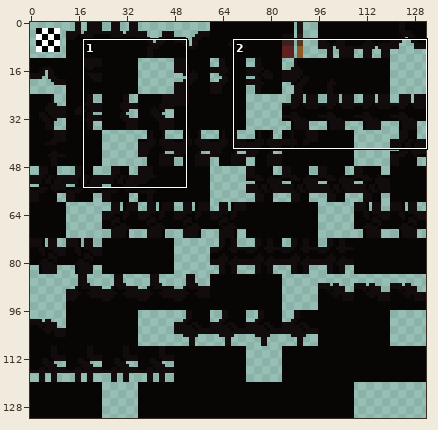
Edited in one commit: sprite sheet (tilesets/ts_jungle_background_2/output_tileset.png). The picture above shows the old version from afar; the outline marks the close-up.
Close-up. Before the edit:
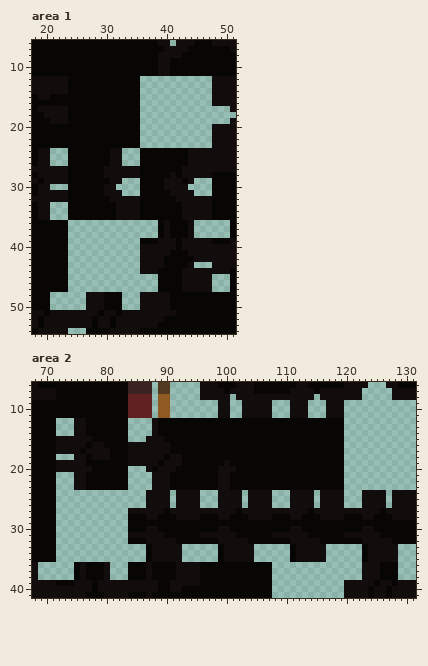
The file is 132x132 pixels. Colours within 5 levels of each other are drawn and written as one. Shown: area 1: x 18..51, y 6..54; area 2: x 68..131, y 6..41.
And afterwards:
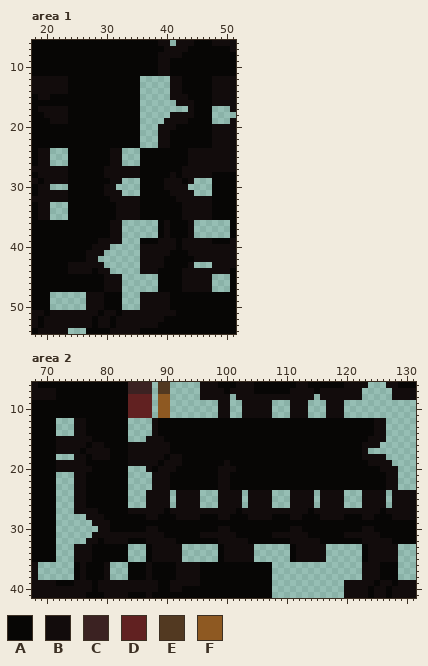
Palette (. is transparent): A #070605  B #120c0c  C #3b2222  D #612121  E #523921  F #8e5922
What changed:
Changed rows in their new state; - is an unchanged pixel.
Area 1:
first column x 39:
12 --BBAAAAA
13 --BBAAAAA
14 --BBAAAAA
15 --BBBAAAA
16 ---BBBAAA
17 -----BAAA
18 --BBBBAAA
19 -BBBBAAAA
20 BBBAAAAAA
21 BBAAAAAAA
22 BBAAAAAAA
23 BBAAAAAAA
first column x 24:
36 AAAAAAABB
37 AAAAAAABB
38 AAAAAAABB
39 AAAAABBBB
40 AAAABBB--
41 AAABBB---
42 AAABB----
43 BBBBBB---
44 BBBBABB--
45 AAAAAABBB
46 AAAAAABBB
47 AAAAAABBB
Area 2:
first column x 75:
12 ---------------------------------------------AAAAABB--
13 ---------------------------------------------AAAAABB--
14 ---------------------------------------------AAAAABB--
15 ---------------------------------------------AAAABBB--
16 ---------------------------------------------AAABBB---
17 ---------------------------------------------AAAB-----
18 ---------------------------------------------AAABBBB--
19 ---------------------------------------------AAAABBBB-
20 ---------------------------------------------AAAAAABBB
21 ---------------------------------------------AAAAAAABB
22 ---------------------------------------------AAAAAAABB
23 ---------------------------------------------AAAAAAABB
24 BBAAAAAAA---------------------------------------------
25 BBAAAAAAA---------------------------------------------
26 BBAAAAAAA---------------------------------------------
27 BBBBAAAAA---------------------------------------------
28 --BBBAAAA---------------------------------------------
29 ---BBBAAA---------------------------------------------
30 ----BBAAA---------------------------------------------
31 ---BBBBBB---------------------------------------------
32 --BBABBBB---------------------------------------------
33 BBBAAAAAA---------------------------------------------
34 BBBAAAAAA---------------------------------------------
35 BBBAAAAAA---------------------------------------------
Pixel boxes of the changes (left, top, right, bottom) in both close-ups:
added: (158, 76, 212, 148)
added: (68, 220, 122, 292)
added: (344, 418, 398, 490)
added: (74, 490, 128, 562)
